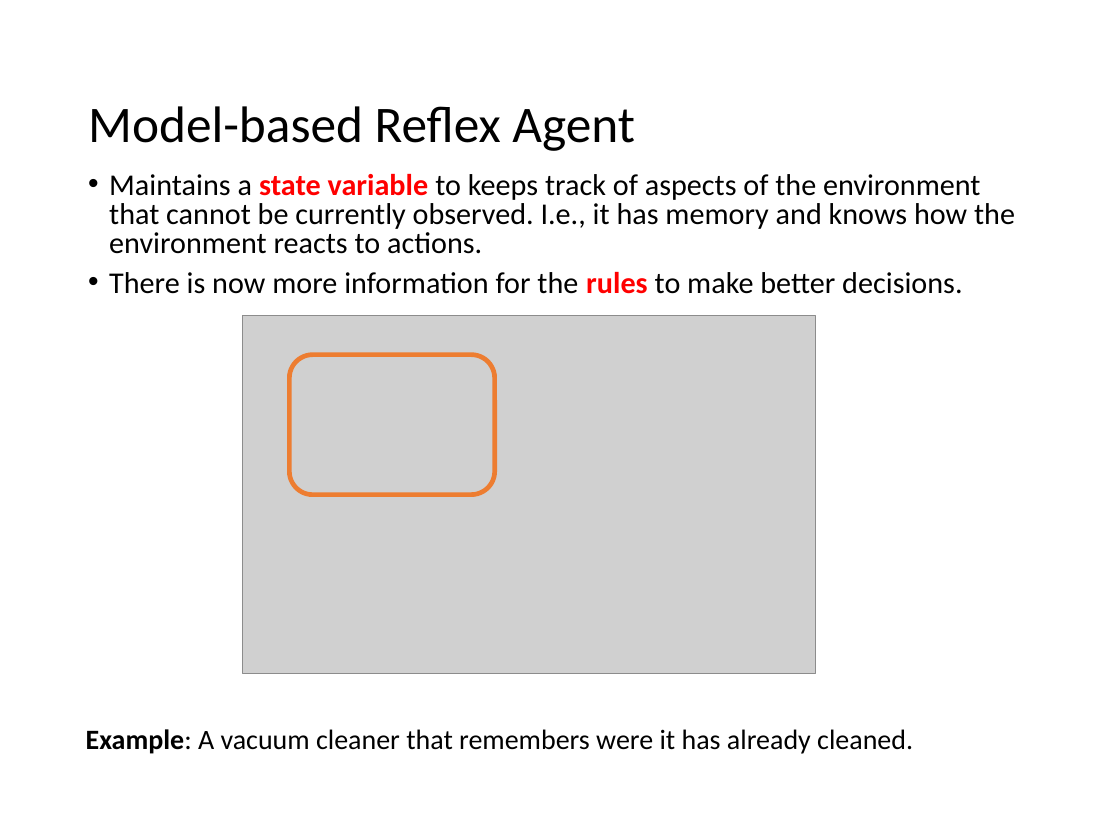
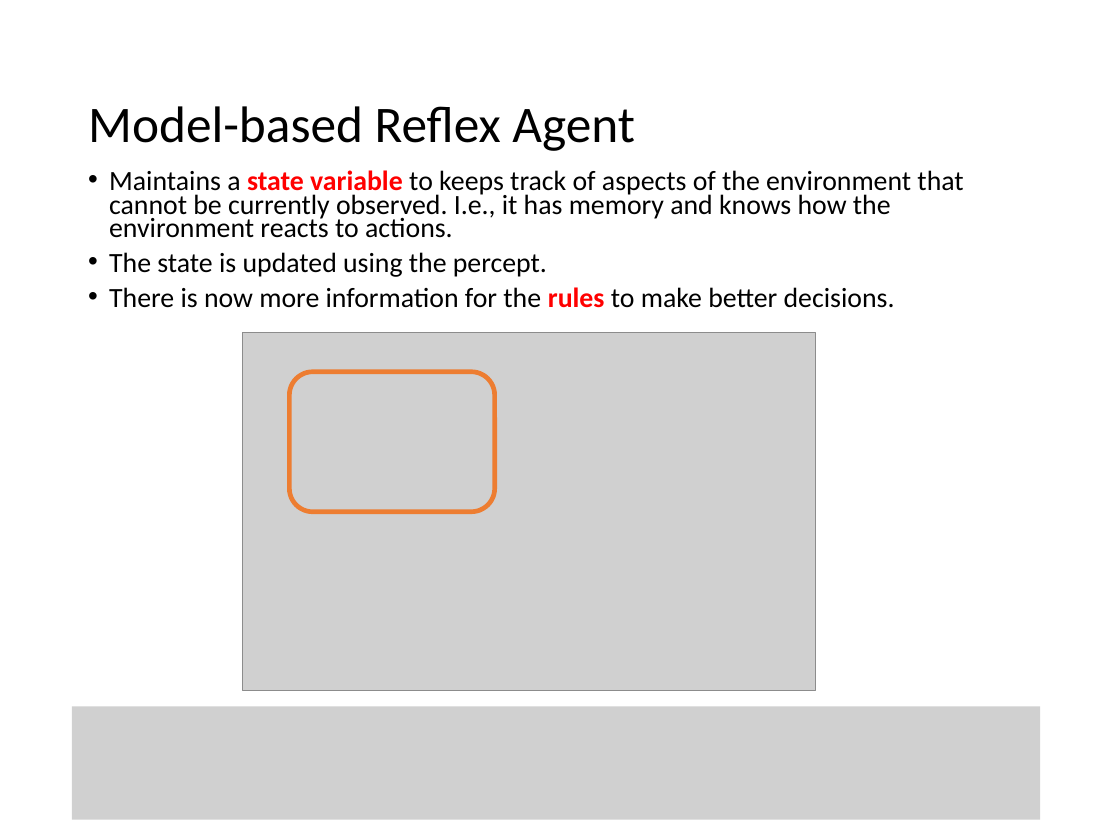
Before and after one commit to mhahsler/CS7320-AI, a slide deck: slide 22 of slides/02_agents.pptx. Drawn at 1120x840 pixels with LibreOffice and Linux fonts; fonts in the diff are those of the drawing; grey boxes stand for pictures. Boxes give left, top, right and bottom in pixels: in the first picture for what was removed or moved away, otherwise in the second. Text is boxed around its words. In the diff, an @@ line names an element or a change of style, - is before the commit and + after.

```diff
--- a/slides/02_agents.pptx
+++ b/slides/02_agents.pptx
@@ text at (109, 170, 963, 308): size 19.4 to 17.9 pt in "Maintains a state variable to keeps track ...", "There is now more information for the ..."; line spacing 0.8 to 0.7 @@
@@ text at (109, 252, 547, 277): paragraph added @@
+• The state is updated using the percept.
@@ 2 pictures, 1 rounded rectangle: place and size @@
-2 pictures, 1 rounded rectangle at (243, 316, 815, 673)
+2 pictures, 1 rounded rectangle at (243, 333, 815, 690)
@@ picture added at (72, 707, 1040, 820) @@
@@ text removed at (86, 729, 913, 754) @@
-Example: A vacuum cleaner that remembers were it has already cleaned.
```
Also in this commit, not shown: 8 other slides changed, 5 other files.
